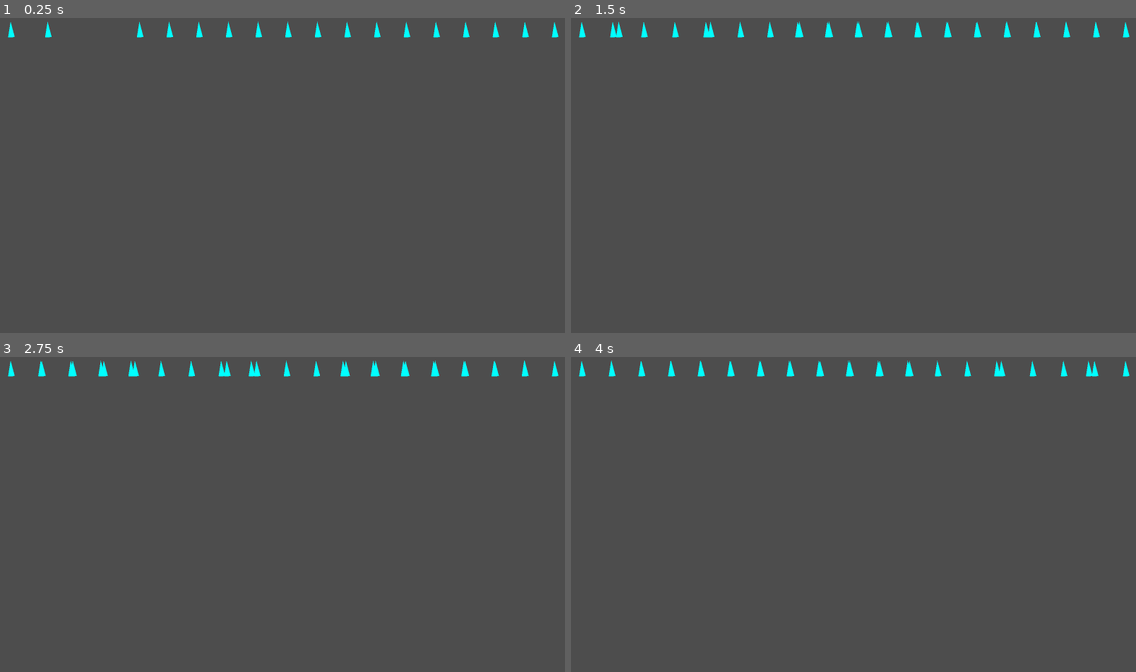
Above: before the commit, frames 1-4 (two rows, left to right).
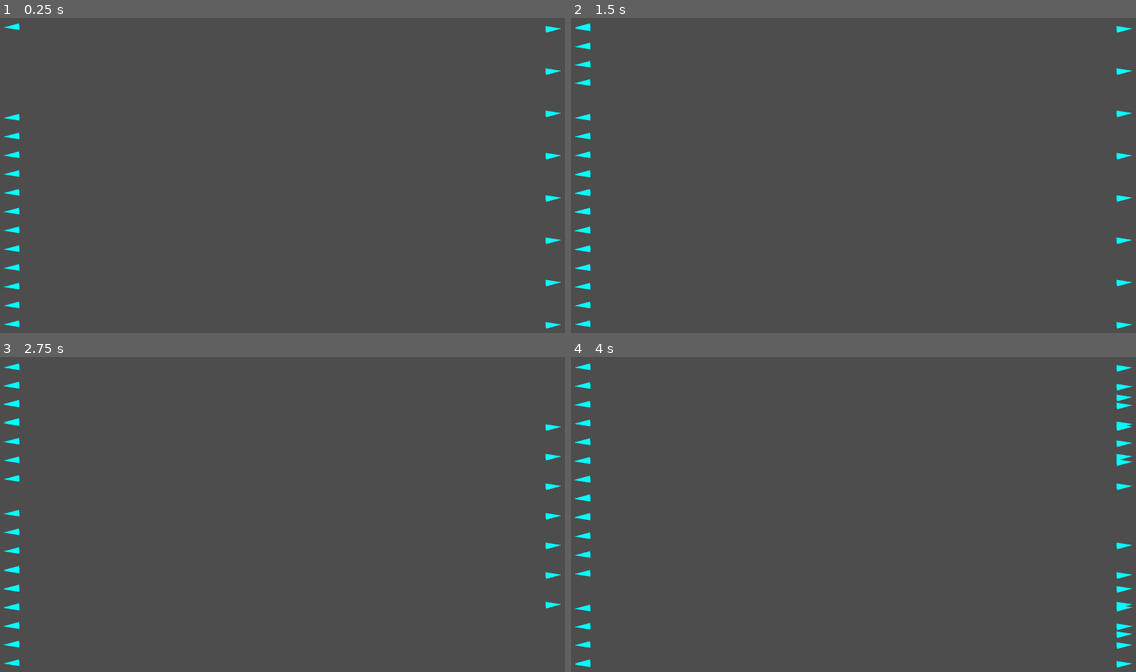
Above: after the commit, the same moments.

Repository: yancouto/psych0
Game: Godot game, scene res://runner.tscn
Two runs of this game, one before a commit and one after it. Both use one fixed random seed, a clock stepped at 60 frames per second and the inputs below.
Inputs (mouse positions are in pixels of both pictures, inside the frame that each line leads up to):
- Up to frame 1 (0.25 s): no input
- Up to frame 2 (1.5 s): tap Enter at 0.5 s; move the mouse to (977, 159) at 0.52 s; press the mouse at (977, 159) at 0.53 s; hold D (move_right) 0.53-1.28 s; tap Space at 1.25 s; move the mouse to (740, 191) at 1.27 s; release the mouse at (740, 191) at 1.28 s; hold S (move_down) from 1.28 s (still down); click (740, 191) at 1.35 s
- Up to frame 3 (2.75 s): move the mouse to (339, 445) at 2.02 s; release S (move_down) at 2.03 s; press the mouse at (339, 445) at 2.03 s; hold D (move_right) from 2.03 s (still down)
- Up to frame 4 (4 s): tap Enter at 2.75 s; move the mouse to (825, 577) at 2.77 s; release D (move_right) at 2.78 s; release the mouse at (825, 577) at 2.78 s; hold W (move_up) 2.78-3.53 s; click (825, 577) at 2.85 s; tap Space at 3.5 s; move the mouse to (1023, 561) at 3.52 s; press the mouse at (1023, 561) at 3.53 s; hold A (move_left) from 3.53 s (still down)

The runs differ from the first frame. In frame 1, 1.3% of the frame differs, in the area x 0-100%, y 1-99%; in frame 2, 1.7%; in frame 3, 1.7%; in frame 4, 2.0%.

Commit message:
Vertical lines
closes #6

Diff:
--- a/editor/builder_event.gd
+++ b/editor/builder_event.gd
@@ -87,6 +87,6 @@
 				last_enemies = [enemy.enemy]
 		return events
 
-func process_and_update_time(cur_time: LevelTime) -> Array[EventWithTime]:
+func process_and_update_time(_cur_time: LevelTime) -> Array[EventWithTime]:
 	assert(false)
 	return []
--- a/editor/formation.gd
+++ b/editor/formation.gd
@@ -83,6 +83,7 @@
 		func positions(n: int, radius: float, len: float) -> Array[Vector2]:
 			var n_left := roundi(n * ((center - size / 2) / (len - size)))
 			# Adjust center a little to make balls look good on both sides
+			# Still needs a little work but it's good enough
 			center = (float(n_left) / n) * (len - size) + size / 2
 			var n_right := n - n_left
 			var pos_left := Distribute.new(0).positions(n_left, radius, center - size / 2)
@@ -110,8 +111,9 @@
 		self.placement = placement
 		self.speed_len = speed_len
 		self.radius = radius
-	func raw_enemies() -> Array[EnemyToSpawn]:
-		var positions := placement.positions(amount, radius, LevelBuilder.W)
+	# Allows customisable width and height
+	func _inner_raw_enemies(w: float, h: float) -> Array[EnemyToSpawn]:
+		var positions := placement.positions(amount, radius, w)
 		var enemies: Array[EnemyToSpawn] = []
 		for pos in positions:
 			var speed_y: float
@@ -119,9 +121,71 @@
 				pos.y = -radius - pos.y
 				speed_y = speed_len
 			else:
-				pos.y = LevelBuilder.H + radius + pos.y
+				pos.y = h + radius + pos.y
 				speed_y = -speed_len
 			enemies.append(EnemyToSpawn.new(radius, pos, Vector2(0, speed_y)))
+		return enemies
+	func raw_enemies() -> Array[EnemyToSpawn]:
+		return _inner_raw_enemies(LevelBuilder.W, LevelBuilder.H)
+
+enum VerticalLineSide { Left, Right }
+
+class VerticalLinePlacement:
+	# Distribute enemies evenly in the screen
+	class Distribute extends VerticalLinePlacement:
+		# Margin from the leftmost and rightmost enemy to the side of the screen
+		var margin: float
+		func _init(margin: float = 0):
+			self.margin = margin
+		func convert() -> HorizontalLinePlacement:
+			return HorizontalLinePlacement.Distribute.new(margin)
+
+	# Distribute enemies evenly, and make them V-shaped
+	class V extends VerticalLinePlacement:
+		# How much to vary x between enemies
+		var dx: float
+		var margin: float
+		func _init(dx: float, margin: float = 0):
+			self.dx = dx
+			self.margin = margin
+		func convert() -> HorizontalLinePlacement:
+			return HorizontalLinePlacement.V.new(dx, margin)
+
+	# Distribute enemies evenly, with a gap in the middle. Automatically balances enemies left and right.
+	class Gap extends VerticalLinePlacement:
+		# Center of the gap
+		var center: float
+		# Size of the gap
+		var size: float
+		func _init(center: float, size: float):
+			self.center = center
+			self.size = size
+		func convert() -> HorizontalLinePlacement:
+			return HorizontalLinePlacement.Gap.new(center, size)
+
+	# Convert to Horizontal, to minimise code duplication. Remember to swap x and y
+	func convert() -> HorizontalLinePlacement:
+		assert(false, "Must be implemented on all subclasses")
+		return null
+
+class VerticalLine extends Formation:
+	var amount: int
+	var side: VerticalLineSide
+	var placement: VerticalLinePlacement
+	var speed_len: float
+	var radius: float
+	func _init(amount: int, side: VerticalLineSide, placement: VerticalLinePlacement, speed_len: float = 300, radius: float = 30):
+		self.amount = amount
+		self.side = side
+		self.placement = placement
+		self.speed_len = speed_len
+		self.radius = radius
+	func raw_enemies() -> Array[EnemyToSpawn]:
+		var horizontal_side := HorizontalLineSide.Top if side == VerticalLineSide.Left else HorizontalLineSide.Bottom
+		var enemies := HorizontalLine.new(amount, horizontal_side, placement.convert(), speed_len, radius)._inner_raw_enemies(LevelBuilder.H, LevelBuilder.W)
+		for enemy in enemies:
+			enemy.pos = Vector2(enemy.pos.y, enemy.pos.x)
+			enemy.speed = Vector2(enemy.speed.y, enemy.speed.x)
 		return enemies
 
 # All enemies that should be spawned at exactly the same time
--- a/levels/level1.gd
+++ b/levels/level1.gd
@@ -32,7 +32,23 @@
 	spawn(F.HorizontalLine.new(17, F.HorizontalLineSide.Bottom, F.HorizontalLinePlacement.V.new(100), 400))
 	wait_until_no_enemies()
 
-	reset()
+
 	for i in range(5):
 		wait(1)
 		spawn(F.HorizontalLine.new(17, F.HorizontalLineSide.Top, F.HorizontalLinePlacement.Gap.new((i + 1) * (W / 6), 200)))
+	wait_until_no_enemies()
+
+	reset()
+	var extra: Array[Formation] = [
+		F.VerticalLine.new(8, F.VerticalLineSide.Right, F.VerticalLinePlacement.Distribute.new(), 400),
+		null,
+		F.VerticalLine.new(11, F.VerticalLineSide.Right, F.VerticalLinePlacement.V.new(100), 400),
+		null,
+		F.VerticalLine.new(11, F.VerticalLineSide.Right, F.VerticalLinePlacement.Gap.new(500, 300), 400)
+	]
+	for i in range(5):
+		wait(1)
+		if extra[i] != null:
+			spawn(extra[i])
+		spawn(F.VerticalLine.new(13, F.VerticalLineSide.Left, F.VerticalLinePlacement.Gap.new((i + 1) * (H / 6), 200)))
+	wait_until_no_enemies()
--- a/project.godot
+++ b/project.godot
@@ -15,6 +15,12 @@
 config/features=PackedStringArray("4.1", "Forward Plus")
 boot_splash/show_image=false
 config/icon="res://icon.svg"
+
+[debug]
+
+gdscript/warnings/shadowed_variable=0
+gdscript/warnings/shadowed_variable_base_class=0
+gdscript/warnings/shadowed_global_identifier=0
 
 [display]
 
Not shown: 1 places in main.tscn that only renumber resources
Not shown: 1 places in runner.tscn that only renumber resources
